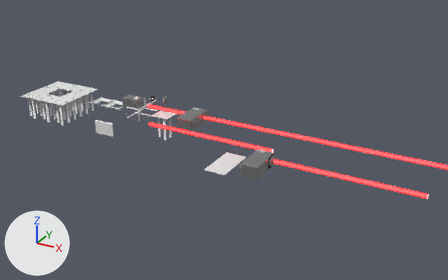
The Blender file game/src/assets/mix_node.blend, before and after one commit.
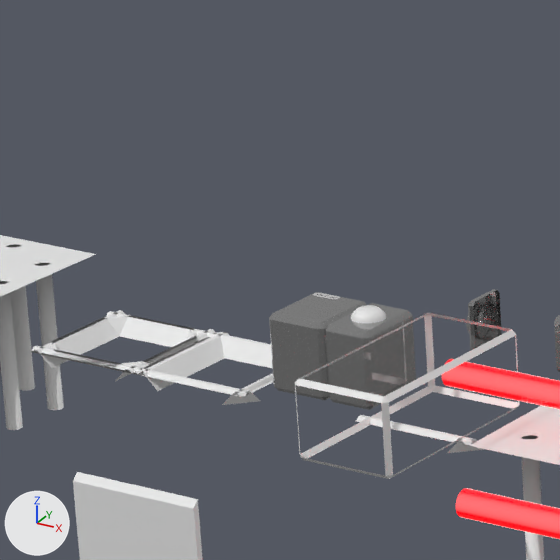
The first picture shows the older version from a camera (50 mm lens) standing at (18.5, -25.0, 11.6) and looking at (5.4, -1.3, -0.3). The close-ups show both versions on the part from 19% to 36% of the width and 19% to 47% of the height of that picture. Lighting does not change. The marker at lower left points along +X, +Y and +Z.

Names of what the first close-up shows: 'Chassis.V2.Select', 'GoalNode', 'GoalNode_Light', 'InputNode', 'Laser', 'Laser.001', 'Plane.002', 'Plane.010', 'Plane.012', 'wall-b', 'wall-b.001', 'wall-b.002', 'wall-r'.
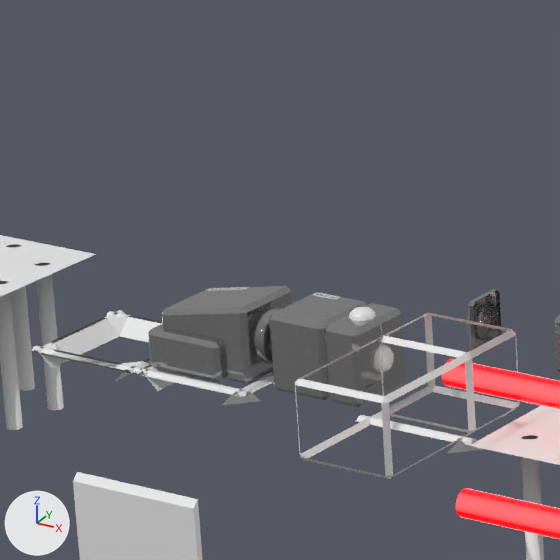
Where the change shows, as pixel boxes [x1, y1, x2, y2] in the close-ups (560 x 560 px; the box of a moved part takes in the faces that stretch with it):
'GoalNode', reshaped (7% narrower): before [269, 292, 416, 410]; after [269, 292, 405, 407]
'Emitter', moved (not visible before): after [148, 286, 292, 384]
'Chassis.V1.Select', added: after [379, 314, 518, 433]
'GoalNode_Light', reshaped: before [351, 305, 386, 323]; after [349, 307, 394, 373]
part 1 of me_goal, moved or reshaped: before [326, 303, 416, 410]; after [326, 303, 405, 407]
part 2 of me_cylinder_003, moved or reshaped: before [351, 305, 386, 323]; after [349, 307, 376, 321]
part 3 of me_cylinder_003, added: after [374, 345, 394, 373]
'wall-r', unchanged, covered by the edit: before [139, 332, 230, 391]; after [139, 366, 188, 391]

The change, as a list of edits to the scene's bpy script:
```text
Change me_goal:
    where me_goal.from_pydata(...)  # 228 vertices, 198 faces; spans x 0.026..1.0, y -0.8..-0.2, z 0.0..0.6
    used by ob_goalnode; location = (-1.0, 0.0, 0.0)
    me_goal part 1: all 12 vertices in x 0.963..1.0, y -0.8..-0.2, z 0.0..0.6 are moved by (-0.1, 0.0, 0.0)
Change me_cylinder_003:
    used by ob_goalnode_light; location = (-1.0, 0.0, 0.0)
    remove me_cylinder_003.from_pydata(...)  # 96 vertices, 65 faces; spans x 0.66..0.94, y -0.64..-0.36, z 0.567..0.662
    add me_cylinder_003.from_pydata(...)  # 256 vertices, 194 faces; spans x 0.642..0.956, y -0.606..-0.394, z 0.192..0.651
    me_cylinder_003 part 2: 96 vertices removed from x 0.66..0.94, y -0.64..-0.36, z 0.567..0.662; 96 vertices added at x 0.642..0.853, y -0.606..-0.394, z 0.579..0.651
    me_cylinder_003 part 3: 160 vertices added at x 0.889..0.956, y -0.606..-0.394, z 0.192..0.403
Add me_cube_001:
    me_cube_001.from_pydata(...)  # 24 vertices, 20 faces; spans x 0.096..0.904, y -0.813..-0.187, z -0.008..0.608
    me_cube_001.materials.append(mat_highlight)  # white #e7e7e7
Change ob_emitter:
    ob_emitter.location: (8.0, -3.0, 0.0) -> (-2.0, 0.0, 0.0)
Add ob_chassis_v1_select:
    ob_chassis_v1_select = bpy.data.objects.new('Chassis.V1.Select', me_cube_001)
    ob_chassis_v1_select.location = (0.0, 0.0, 0.0)
```
